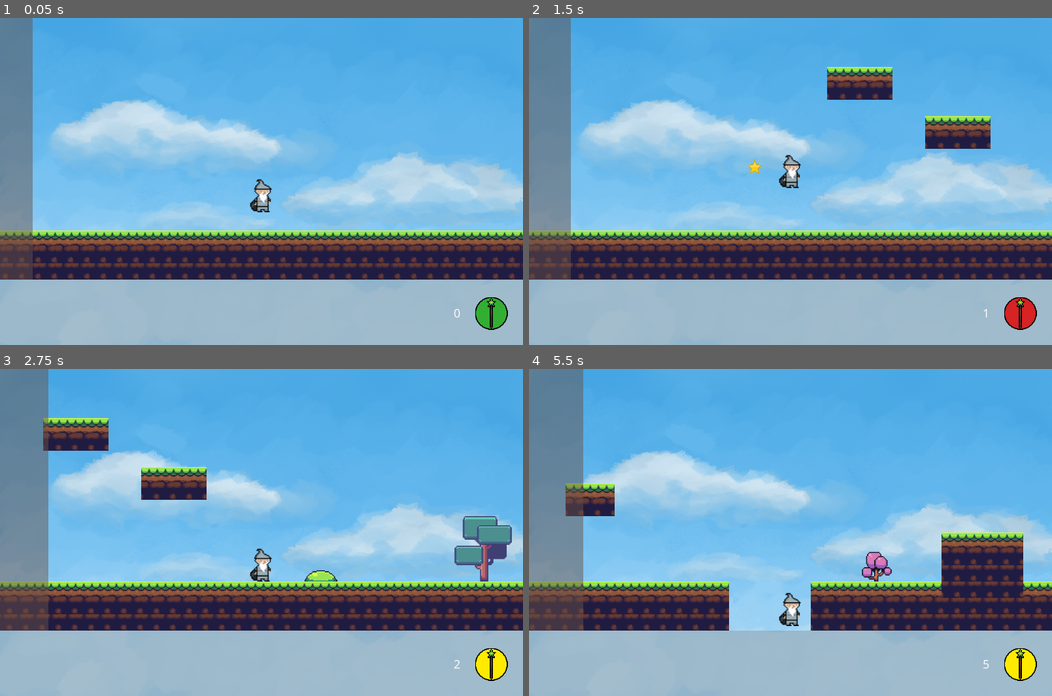
Above: before the commit, frames 1-4 (two rows, left to right).
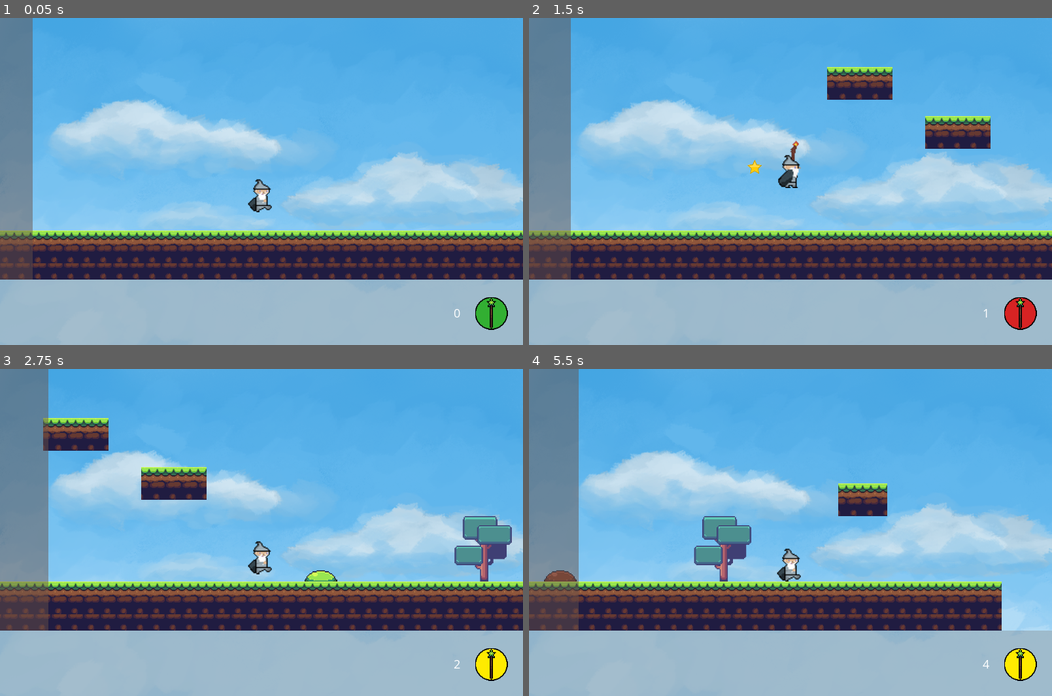
Above: after the commit, the same moments.

Repository: ivocoumans/jamegam42
Game: Godot game, scene res://screens/GameplayScreen.tscn
Same seed, same stepped clock (60 frames per second), same inputs: the game is played once before the commit and once after it.
Inputs:
- Up to frame 1 (0.05 s): no input
- Up to frame 2 (1.5 s): hold R (shoot) 0.53-1.28 s; tap Space (jump) at 0.77, 0.8, 1.07, 1.35 s
- Up to frame 3 (2.75 s): tap Space (jump) at 1.52, 1.82, 2.3 s; tap R (shoot) at 1.55 s; hold R (shoot) from 2.03 s (still down)
- Up to frame 4 (5.5 s): release R (shoot) at 2.78 s; tap R (shoot) at 2.85, 4.35 s; tap Space (jump) at 3.02, 3.32, 4.52, 4.82, 5.3 s; hold Space (jump) 3.53-4.28 s; tap Escape (pause, bound only after the commit) at 4.15 s; hold R (shoot) from 5.03 s (still down)

The runs differ from the first frame. In frame 1, 0.2% of the frame differs, in the area x 47-52%, y 49-60%; in frame 2, 0.3%; in frame 3, 0.4%; in frame 4, 15%, in the area x 0-100%, y 0-92%.

Commit message:
decay props when entering the decay zone

Diff:
--- a/actors/Player.gd
+++ b/actors/Player.gd
@@ -23,6 +23,7 @@
 
 
 var velocity = Vector2.ZERO
+var is_shooting = false
 var is_grounded = false
 var is_jumping = false
 var allow_jumping = true
@@ -33,6 +34,15 @@
 var recharge_timer = 0
 var charge_timer = 0
 var initial_x = 0
+var is_paused = false
+
+
+func pause():
+	is_paused = !is_paused
+	if is_paused:
+		$AnimationPlayer.stop()
+	else:
+		$AnimationPlayer.play()
 
 
 func get_rect():
@@ -63,9 +73,14 @@
 		is_charging = false
 		is_charged = false
 		emit_signal("is_recharging")
+		is_shooting = true
+		$AnimationPlayer.play("shoot")
 
 
 func _physics_process(delta):
+	if is_paused:
+		return
+
 	velocity.x = 0
 
 	is_grounded = is_on_floor()
@@ -108,13 +123,23 @@
 		if recharge_timer >= RECHARGE_TIME:
 			recharge_timer = 0
 			is_recharging = false
-			print("Shot ready")
 			emit_signal("is_recharged")
 
 	if !is_recharging and is_charging:
 		charge_timer += delta
 		if charge_timer >= CHARGE_TIME:
-			if is_charged == false:
-				print("Shot fully charged")
 			is_charged = true
 			emit_signal("is_charged")
+
+	if $AnimationPlayer.current_animation != "shoot" and !is_shooting:
+		if is_grounded and $AnimationPlayer.current_animation != "run":
+			$AnimationPlayer.play("run")
+		if !is_grounded and is_jumping and $AnimationPlayer.current_animation != "jump":
+			$AnimationPlayer.play("jump")
+		if !is_grounded and !is_jumping and $AnimationPlayer.current_animation != "jump":
+			$AnimationPlayer.play("jump")
+
+
+func _on_AnimationPlayer_animation_finished(anim_name):
+	if anim_name == "shoot":
+		is_shooting = false
--- a/actors/Player.tscn
+++ b/actors/Player.tscn
@@ -1,10 +1,74 @@
-[gd_scene load_steps=4 format=2]
+[gd_scene load_steps=8 format=2]
 
 [ext_resource path="res://actors/Player.gd" type="Script" id=1]
 [ext_resource path="res://assets/player.png" type="Texture" id=2]
 
 [sub_resource type="RectangleShape2D" id=1]
-extents = Vector2( 11, 17 )
+extents = Vector2( 11, 14.5 )
+
+[sub_resource type="Animation" id=3]
+length = 0.001
+tracks/0/type = "value"
+tracks/0/path = NodePath("Sprite:region_rect")
+tracks/0/interp = 1
+tracks/0/loop_wrap = true
+tracks/0/imported = false
+tracks/0/enabled = true
+tracks/0/keys = {
+"times": PoolRealArray( 0 ),
+"transitions": PoolRealArray( 1 ),
+"update": 0,
+"values": [ Rect2( 0, 0, 32, 64 ) ]
+}
+
+[sub_resource type="Animation" id=4]
+resource_name = "jump"
+length = 0.2
+loop = true
+tracks/0/type = "value"
+tracks/0/path = NodePath("Sprite:region_rect")
+tracks/0/interp = 1
+tracks/0/loop_wrap = true
+tracks/0/imported = false
+tracks/0/enabled = true
+tracks/0/keys = {
+"times": PoolRealArray( 0 ),
+"transitions": PoolRealArray( 1 ),
+"update": 1,
+"values": [ Rect2( 128, 0, 32, 64 ) ]
+}
+
+[sub_resource type="Animation" id=2]
+resource_name = "run"
+loop = true
+tracks/0/type = "value"
+tracks/0/path = NodePath("Sprite:region_rect")
+tracks/0/interp = 1
+tracks/0/loop_wrap = true
+tracks/0/imported = false
+tracks/0/enabled = true
+tracks/0/keys = {
+"times": PoolRealArray( 0, 0.2, 0.4, 0.6, 0.8, 1 ),
+"transitions": PoolRealArray( 1, 1, 1, 1, 1, 1 ),
+"update": 1,
+"values": [ Rect2( 0, 0, 32, 64 ), Rect2( 32, 0, 32, 64 ), Rect2( 64, 0, 32, 64 ), Rect2( 96, 0, 32, 64 ), Rect2( 128, 0, 32, 64 ), Rect2( 160, 0, 32, 64 ) ]
+}
+
+[sub_resource type="Animation" id=5]
+resource_name = "shoot"
+length = 0.2
+tracks/0/type = "value"
+tracks/0/path = NodePath("Sprite:region_rect")
+tracks/0/interp = 1
+tracks/0/loop_wrap = true
+tracks/0/imported = false
+tracks/0/enabled = true
+tracks/0/keys = {
+"times": PoolRealArray( 0 ),
+"transitions": PoolRealArray( 1 ),
+"update": 1,
+"values": [ Rect2( 192, 0, 32, 64 ) ]
+}
 
 [node name="Player" type="KinematicBody2D"]
 scale = Vector2( 2, 2 )
@@ -17,5 +81,14 @@
 region_rect = Rect2( 0, 0, 32, 64 )
 
 [node name="CollisionShape2D" type="CollisionShape2D" parent="."]
-position = Vector2( 0, 15 )
+position = Vector2( 0, 17.5 )
 shape = SubResource( 1 )
+
+[node name="AnimationPlayer" type="AnimationPlayer" parent="."]
+autoplay = "run"
+anims/RESET = SubResource( 3 )
+anims/jump = SubResource( 4 )
+anims/run = SubResource( 2 )
+anims/shoot = SubResource( 5 )
+
+[connection signal="animation_finished" from="AnimationPlayer" to="." method="_on_AnimationPlayer_animation_finished"]
--- a/objects/Decay.gd
+++ b/objects/Decay.gd
@@ -2,6 +2,7 @@
 
 
 signal intersects(body)
+signal grown(size_x)
 
 
 const SLOW_TIME = 2.5
@@ -17,6 +18,11 @@
 var is_push_back = false
 var slow_timer = 0
 var grow_direction = 1
+var is_paused = false
+
+
+func pause():
+	is_paused = !is_paused
 
 
 func slow():
@@ -31,6 +37,9 @@
 
 
 func _process(delta):
+	if is_paused:
+		return
+
 	if is_slowed:
 		slow_timer += delta
 		if slow_timer >= SLOW_TIME:
@@ -51,6 +60,7 @@
 
 		size.x += speed * delta
 		set_size(size)
+		emit_signal("grown", size.x)
 
 		# move the Area2D with the resizing ColorRect
 		var rect = get_rect()
--- a/objects/World.gd
+++ b/objects/World.gd
@@ -1,4 +1,8 @@
 extends Node2D
+
+
+var Feature = preload("res://objects/feature.gd")
+var Prop = preload("res://objects/prop.gd")
 
 
 const RESET_X = 3072
@@ -31,7 +35,11 @@
 
 var direction = Vector2.ZERO
 var pixels_moved = 0
+var pixels_moved_decay = 0
 var rendered = 0
+var features = []
+var props = []
+var decay_size_x = 0
 
 
 func move(delta):
@@ -40,6 +48,7 @@
 	var movement = direction.normalized() * speed * delta
 	position += movement
 	pixels_moved += -movement.x
+	pixels_moved_decay += -movement.x
 
 	if pixels_moved > SCREEN_SIZE_X:
 		pixels_moved = 0
@@ -48,6 +57,87 @@
 	if -position.x >= RESET_X:
 		position.x = 0
 		_reset()
+
+	if pixels_moved_decay > TILE_SIZE:
+		pixels_moved_decay = 0
+		_apply_decay()
+
+
+func _apply_decay():
+	var start_cell_x = ceil(abs(position.x) / TILE_SIZE)
+	var end_cell_x = ceil((abs(position.x) + decay_size_x) / TILE_SIZE)
+
+	for prop in props:
+		var x = prop.rect.position.x
+		if x >= start_cell_x and x <= end_cell_x and !prop.has_decayed:
+			prop.has_decayed = true
+			_render_prop_decayed(prop)
+
+
+func _render_prop_decayed(prop):
+	if prop.type == 0:
+		_render_small_tree(prop.rect, true)
+	elif prop.type == 1:
+		_render_bush(prop.rect, prop.subtype, true)
+	elif prop.type == 2:
+		_render_grass(prop.rect, prop.subtype, true)
+	elif prop.type == 3:
+		_render_tree(prop.rect, prop.subtype, true)
+
+
+func _render_tree(rect, subtype, decayed = false):
+	var decay_offset = 0
+	if decayed:
+		decay_offset = 16
+
+	var subtype_base = TILE_SIZE * subtype
+	var start_x = rect.position.x
+	var start_y = rect.position.y
+	for tile_x in TREE_WIDTH:
+		var tile = TREES_TILE_INDEX + subtype_base + tile_x + decay_offset
+		$Props.set_cell(start_x + tile_x, start_y, tile + 12)
+		$Props.set_cell(start_x + tile_x, start_y + 1, tile + 8)
+		$Props.set_cell(start_x + tile_x, start_y + 2, tile + 4)
+		$Props.set_cell(start_x + tile_x, start_y + 3, tile)
+
+
+func _render_grass(rect, subtype, decayed = false):
+	var decay_offset = 0
+	if decayed:
+		decay_offset = 2
+
+	var subtype_base = (GRASS_WIDTH * GRASS_HEIGHT) * 2 * subtype
+	var start_x = rect.position.x
+	var start_y = rect.position.y
+	for tile_x in GRASS_WIDTH:
+		var tile = GRASS_TILE_INDEX + subtype_base + tile_x + decay_offset
+		$Props.set_cell(start_x + tile_x, start_y, tile)
+
+
+func _render_bush(rect, subtype, decayed = false):
+	var decay_offset = 0
+	if decayed:
+		decay_offset = 2
+
+	var subtype_base = (BUSH_WIDTH * BUSH_HEIGHT) * 2 * subtype
+	var start_x = rect.position.x
+	var start_y = rect.position.y
+	for tile_x in rect.size.x:
+		var tile = BUSH_TILE_INDEX + subtype_base + tile_x + decay_offset
+		$Props.set_cell(start_x + tile_x, start_y, tile)
+
+
+func _render_small_tree(rect, decayed = false):
+	var decay_offset = 0
+	if decayed:
+		decay_offset = 4
+
+	var start_x = rect.position.x
+	var start_y = rect.position.y
+	for tile_x in rect.size.x:
+		var tile = SMALL_TREE_TILE_INDEX + tile_x + decay_offset
+		$Props.set_cell(start_x + tile_x, start_y, tile + 2)
+		$Props.set_cell(start_x + tile_x, start_y + 1, tile)
 
 
 func _ready():
@@ -60,13 +150,21 @@
 	# copy the last part of the tilemap
 	var tiles_environment = []
 	var tiles_props = []
+	var copied_features = []
+	var copied_props = []
 	if !skip_copy:
 		tiles_environment = _copy_last_screen($Environment)
 		tiles_props = _copy_last_screen($Props)
-
-	# clear the tilemap and draw the ground
+		copied_features = _copy_last_screen_array(features)
+		copied_props = _copy_last_screen_array(props)
+
+	# clear the environment and props
 	$Environment.clear()
 	$Props.clear()
+	features.clear()
+	props.clear()
+
+	# draw the ground
 	var y = GROUND_Y_BEGIN
 	for x in 4096:
 		$Environment.set_cell(x, y, 0)
@@ -79,6 +177,8 @@
 	if !skip_copy:
 		_paste_last_screen(tiles_environment, $Environment)
 		_paste_last_screen(tiles_props, $Props)
+		features = _paste_last_screen_array(copied_features)
+		props = _paste_last_screen_array(copied_props)
 
 
 func _copy_last_screen(tilemap):
@@ -96,31 +196,50 @@
 		tilemap.set_cell(tile.x, tile.y, tile.z)
 
 
+func _copy_last_screen_array(arr):
+	var copied = []
+	for item in arr:
+		if item.rect.position.x >= SCREEN_TILES_X * 3:
+			copied.append(item)
+	return copied
+
+
+func _paste_last_screen_array(arr):
+	var pasted = []
+	for item in arr:
+		item.rect.position.x -= SCREEN_TILES_X * 3
+		pasted.append(item)
+	return pasted
+
+
 func _generate_next_screen():
 	var x_min = rendered / TILE_SIZE
 	var x_max = (rendered + SCREEN_SIZE_X) / TILE_SIZE
 
-	print("Render next screen at ", x_min, ",", x_max)
-
 	rendered += SCREEN_SIZE_X
 
 	_generate_features(x_min, x_max, 3)
 	_generate_props(x_min, x_max, 10)
 
 
-func _generate_features(x_min, x_max, amount = 1):
+func _generate_features(x_min, x_max, amount):
 	for i in amount:
 		_generate_feature(x_min, x_max)
 
 
 func _generate_feature(x_min, x_max):
+	var feature = null
+
 	var type = randi() % 3
 	if type == 2:
-		_generate_hole(x_min, x_max)
+		feature = _generate_hole(x_min, x_max)
 	elif type == 1:
-		_generate_pillar(x_min, x_max)
+		feature = _generate_pillar(x_min, x_max)
 	else:
-		_generate_platform(x_min, x_max)
+		feature = _generate_platform(x_min, x_max)
+
+	if feature != null:
+		features.append(feature)
 
 
 func _generate_platform(x_min, x_max):
@@ -131,7 +250,7 @@
 
 	# prevent features from overlapping or touching
 	if _find_feature_in_vicinity(x, y, width, height):
-		return
+		return null
 
 	for x_offset in width + 1:
 		for y_offset in height:
@@ -140,6 +259,8 @@
 				tile = 1
 			$Environment.set_cell(x + x_offset, y + y_offset, tile)
 
+	return Feature.new(x, y, width, height, 0)
+
 
 func _generate_pillar(x_min, x_max):
 	var x = floor(rand_range(x_min, x_max))
@@ -152,7 +273,7 @@
 
 	# prevent features from overlapping or touching
 	if _find_feature_in_vicinity(x, y, width, height):
-		return
+		return null
 
 	for x_offset in width + 1:
 		for y_offset in height:
@@ -162,6 +283,8 @@
 			$Environment.set_cell(x + x_offset, y + y_offset, tile)
 		$Environment.set_cell(x + x_offset, GROUND_Y_BEGIN, 1)
 
+	return Feature.new(x, y, width, height, 1)
+
 
 func _generate_hole(x_min, x_max):
 	var x = floor(rand_range(x_min, x_max))
@@ -171,11 +294,13 @@
 
 	# prevent features from overlapping or touching
 	if _find_feature_in_vicinity(x, y, width, height):
-		return
+		return null
 
 	for x_offset in width + 1:
 		for y_offset in height:
 			$Environment.set_cell(x + x_offset, y + y_offset, -1)
+
+	return Feature.new(x, y, width, height, 2)
 
 
 func _find_feature_in_vicinity(cell_x, _cell_y, cells_width, _cells_height):
@@ -189,21 +314,26 @@
 	return false
 
 
-func _generate_props(x_min, x_max, amount = 1):
+func _generate_props(x_min, x_max, amount):
 	for i in amount:
 		_generate_prop(x_min, x_max)
 
 
 func _generate_prop(x_min, x_max):
+	var prop = null
+
 	var type = randi() % 10
 	if type >= 6:
-		_generate_tree(x_min, x_max)
+		prop = _generate_tree(x_min, x_max)
 	if type <= 3:
-		_generate_grass(x_min, x_max)
+		prop = _generate_grass(x_min, x_max)
 	elif type == 4:
-		_generate_bush(x_min, x_max)
+		prop = _generate_bush(x_min, x_max)
 	elif type == 5:
-		_generate_small_tree(x_min, x_max)
+		prop = _generate_small_tree(x_min, x_max)
+
+	if prop != null:
+		props.append(prop)
 
 
 func _generate_tree(x_min, x_max):
@@ -217,23 +347,18 @@
 			is_allowed = false
 			break
 	if !is_allowed:
-		return
+		return null
 
 	# prevent props from overlapping or touching
 	if _find_prop_in_vicinity(x, y, TREE_WIDTH, TREE_HEIGHT) != null or _find_feature_in_vicinity(x, y, TREE_WIDTH, TREE_HEIGHT):
-		return
+		return null
 
 	var subtype = randi() % 3
-	var subtype_base = TILE_SIZE * subtype
-
 	var start_x = x
 	var start_y = y - TREE_HEIGHT
-	for tile_x in TREE_WIDTH:
-		var tile = TREES_TILE_INDEX + subtype_base + tile_x
-		$Props.set_cell(start_x + tile_x, start_y, tile + 12)
-		$Props.set_cell(start_x + tile_x, start_y + 1, tile + 8)
-		$Props.set_cell(start_x + tile_x, start_y + 2, tile + 4)
-		$Props.set_cell(start_x + tile_x, start_y + 3, tile)
+	_render_tree(Rect2(start_x, start_y, TREE_WIDTH, TREE_HEIGHT), subtype)
+
+	return Prop.new(start_x, start_y, TREE_WIDTH, TREE_HEIGHT, 3, subtype)
 
 
 func _generate_grass(x_min, x_max):
@@ -247,19 +372,18 @@
 			is_allowed = false
 			break
 	if !is_allowed:
-		return
+		return null
 
 	# prevent props from overlapping or touching
 	if _find_prop_in_vicinity(x, y, GRASS_WIDTH, GRASS_HEIGHT) != null or _find_feature_in_vicinity(x, y, GRASS_WIDTH, GRASS_HEIGHT):
-		return
+		return null
 
 	var subtype = randi() % 3
-	var subtype_base = (GRASS_WIDTH * GRASS_HEIGHT) * 2 * subtype
-
 	var start_x = x
 	var start_y = y - GRASS_HEIGHT
-	for tile_x in GRASS_WIDTH:
-		$Props.set_cell(start_x + tile_x, start_y, GRASS_TILE_INDEX + subtype_base + tile_x)
+	_render_grass(Rect2(start_x, start_y, GRASS_WIDTH, GRASS_HEIGHT), subtype)
+
+	return Prop.new(start_x, start_y, GRASS_WIDTH, GRASS_HEIGHT, 2, subtype)
 
 
 func _generate_bush(x_min, x_max):
@@ -273,20 +397,18 @@
 			is_allowed = false
 			break
 	if !is_allowed:
-		return
+		return null
 
 	# prevent props from overlapping or touching
 	if _find_prop_in_vicinity(x, y, BUSH_WIDTH, BUSH_HEIGHT) != null or _find_feature_in_vicinity(x, y, BUSH_WIDTH, BUSH_HEIGHT):
-		return
+		return null
 
 	var subtype = randi() % 2
-	var subtype_base = (BUSH_WIDTH * BUSH_HEIGHT) * 2 * subtype
-
 	var start_x = x
 	var start_y = y - BUSH_HEIGHT
-	for tile_x in BUSH_WIDTH:
-		var tile = BUSH_TILE_INDEX + subtype_base + tile_x
-		$Props.set_cell(start_x + tile_x, start_y, tile)
+	_render_bush(Rect2(start_x, start_y, BUSH_WIDTH, BUSH_HEIGHT), subtype)
+
+	return Prop.new(start_x, start_y, BUSH_WIDTH, BUSH_HEIGHT, 1, subtype)
 
 
 func _generate_small_tree(x_min, x_max):
@@ -300,18 +422,17 @@
 			is_allowed = false
 			break
 	if !is_allowed:
-		return
+		return null
 
 	# prevent props from overlapping or touching
 	if _find_prop_in_vicinity(x, y, SMALL_TREE_WIDTH, SMALL_TREE_HEIGHT) != null or _find_feature_in_vicinity(x, y, SMALL_TREE_WIDTH, SMALL_TREE_HEIGHT):
-		return
+		return null
 
 	var start_x = x
 	var start_y = y - SMALL_TREE_HEIGHT
-	for tile_x in SMALL_TREE_WIDTH:
-		var tile = SMALL_TREE_TILE_INDEX + tile_x
-		$Props.set_cell(start_x + tile_x, start_y, tile + 2)
-		$Props.set_cell(start_x + tile_x, start_y + 1, tile)
+	_render_small_tree(Rect2(start_x, start_y, SMALL_TREE_WIDTH, SMALL_TREE_HEIGHT))
+
+	return Prop.new(start_x, start_y, SMALL_TREE_WIDTH, SMALL_TREE_HEIGHT, 0, 0)
 
 
 func _find_prop_in_vicinity(cell_x, cell_y, cells_width, cells_height):
--- /dev/null
+++ b/objects/feature.gd
@@ -0,0 +1,11 @@
+class_name Feature
+
+
+var rect = Rect2(Vector2.ZERO, Vector2.ZERO)
+# 2 = Pillar, 1 = Hole, 0 = Platform
+var type = 0
+
+
+func _init(x, y, width, height, init_type):
+	rect = Rect2(Vector2(x, y), Vector2(width, height))
+	type = init_type
--- /dev/null
+++ b/objects/prop.gd
@@ -0,0 +1,14 @@
+class_name Prop
+
+
+var rect = Rect2(Vector2.ZERO, Vector2.ZERO)
+# 3 = Tree, 2 = Grass, 1 = Bush, 0 = Small Tree
+var type = 0
+var subtype = 0
+var has_decayed = false
+
+
+func _init(x, y, width, height, init_type, init_subtype):
+	rect = Rect2(Vector2(x, y), Vector2(width, height))
+	type = init_type
+	subtype = init_subtype
--- a/project.godot
+++ b/project.godot
@@ -7,6 +7,22 @@
 ;   param=value ; assign values to parameters
 
 config_version=4
+
+_global_script_classes=[ {
+"base": "Reference",
+"class": "Feature",
+"language": "GDScript",
+"path": "res://objects/feature.gd"
+}, {
+"base": "Reference",
+"class": "Prop",
+"language": "GDScript",
+"path": "res://objects/prop.gd"
+} ]
+_global_script_class_icons={
+"Feature": "",
+"Prop": ""
+}
 
 [application]
 
@@ -23,6 +39,58 @@
 
 [input]
 
+ui_accept={
+"deadzone": 0.5,
+"events": [  ]
+}
+ui_select={
+"deadzone": 0.5,
+"events": [  ]
+}
+ui_cancel={
+"deadzone": 0.5,
+"events": [  ]
+}
+ui_focus_next={
+"deadzone": 0.5,
+"events": [  ]
+}
+ui_focus_prev={
+"deadzone": 0.5,
+"events": [  ]
+}
+ui_left={
+"deadzone": 0.5,
+"events": [  ]
+}
+ui_right={
+"deadzone": 0.5,
+"events": [  ]
+}
+ui_up={
+"deadzone": 0.5,
+"events": [  ]
+}
+ui_down={
+"deadzone": 0.5,
+"events": [  ]
+}
+ui_page_up={
+"deadzone": 0.5,
+"events": [  ]
+}
+ui_page_down={
+"deadzone": 0.5,
+"events": [  ]
+}
+ui_home={
+"deadzone": 0.5,
+"events": [  ]
+}
+ui_end={
+"deadzone": 0.5,
+"events": [  ]
+}
 jump={
 "deadzone": 0.5,
 "events": [ Object(InputEventKey,"resource_local_to_scene":false,"resource_name":"","device":0,"alt":false,"shift":false,"control":false,"meta":false,"command":false,"pressed":false,"scancode":32,"physical_scancode":0,"unicode":0,"echo":false,"script":null)
@@ -31,6 +99,11 @@
 shoot={
 "deadzone": 0.5,
 "events": [ Object(InputEventKey,"resource_local_to_scene":false,"resource_name":"","device":0,"alt":false,"shift":false,"control":false,"meta":false,"command":false,"pressed":false,"scancode":82,"physical_scancode":0,"unicode":0,"echo":false,"script":null)
+ ]
+}
+pause={
+"deadzone": 0.5,
+"events": [ Object(InputEventKey,"resource_local_to_scene":false,"resource_name":"","device":0,"alt":false,"shift":false,"control":false,"meta":false,"command":false,"pressed":false,"scancode":16777217,"physical_scancode":0,"unicode":0,"echo":false,"script":null)
  ]
 }
 
--- a/screens/GameplayScreen.gd
+++ b/screens/GameplayScreen.gd
@@ -6,9 +6,20 @@
 
 var bullet = null
 var score_timer = 0
+var is_paused = false
+
+
+func _input(event):
+	if event.is_action_pressed("pause"):
+		is_paused = !is_paused
+		$Decay.pause()
+		$Player.pause()
 
 
 func _process(delta):
+	if is_paused:
+		return
+
 	$World.move(delta)
 	score_timer += delta
 	if score_timer > 1:
@@ -17,12 +28,10 @@
 
 
 func _on_Player_shoot():
-	print("Regular shot")
 	_spawn_bullet(false)
 
 
 func _on_Player_shoot_charged():
-	print("Charged shot")
 	_spawn_bullet(true)
 
 
@@ -66,3 +75,7 @@
 
 func _on_Player_is_charged():
 	$UI/WandStatus.charged()
+
+
+func _on_Decay_grown(size_x):
+	$World.decay_size_x = size_x
--- a/screens/GameplayScreen.tscn
+++ b/screens/GameplayScreen.tscn
@@ -31,4 +31,5 @@
 [connection signal="is_recharging" from="Player" to="." method="_on_Player_is_recharging"]
 [connection signal="shoot" from="Player" to="." method="_on_Player_shoot"]
 [connection signal="shoot_charged" from="Player" to="." method="_on_Player_shoot_charged"]
+[connection signal="grown" from="Decay" to="." method="_on_Decay_grown"]
 [connection signal="intersects" from="Decay" to="." method="_on_Decay_intersects"]
--- a/ui/ScoreDisplay.gd
+++ b/ui/ScoreDisplay.gd
@@ -10,8 +10,8 @@
 
 
 func _ready():
-	var _score = 0
-	$Score.text = "0"
+	_score = 0
+	_set_score_text()
 
 
 func _set_score_text():
